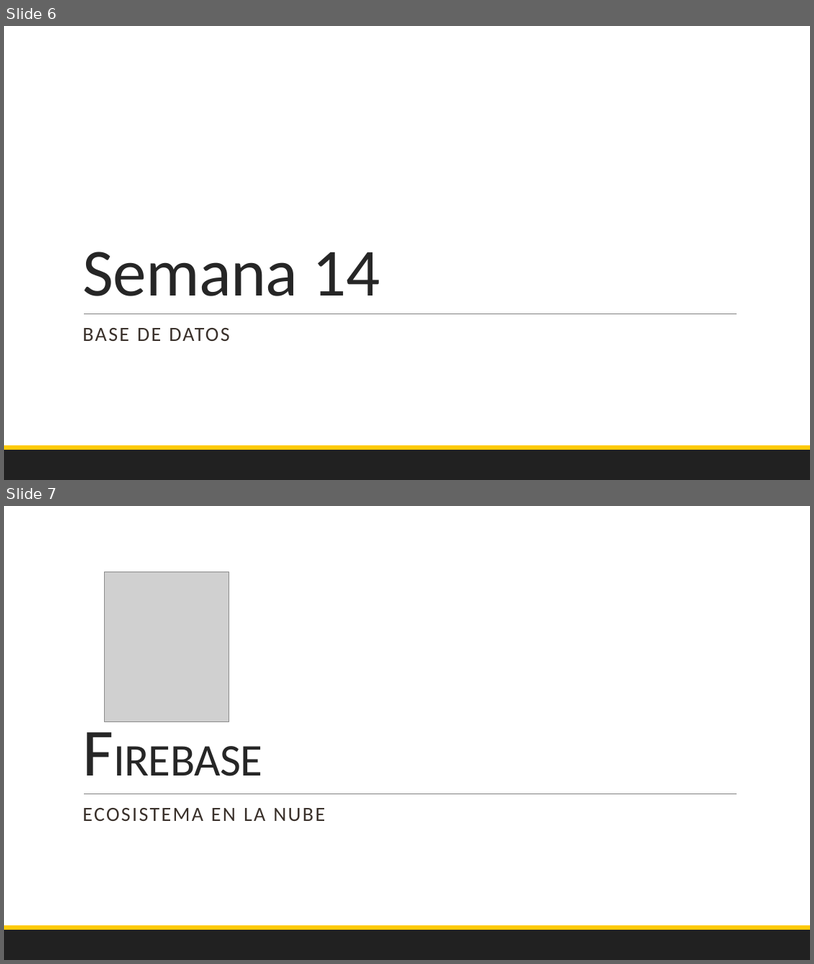
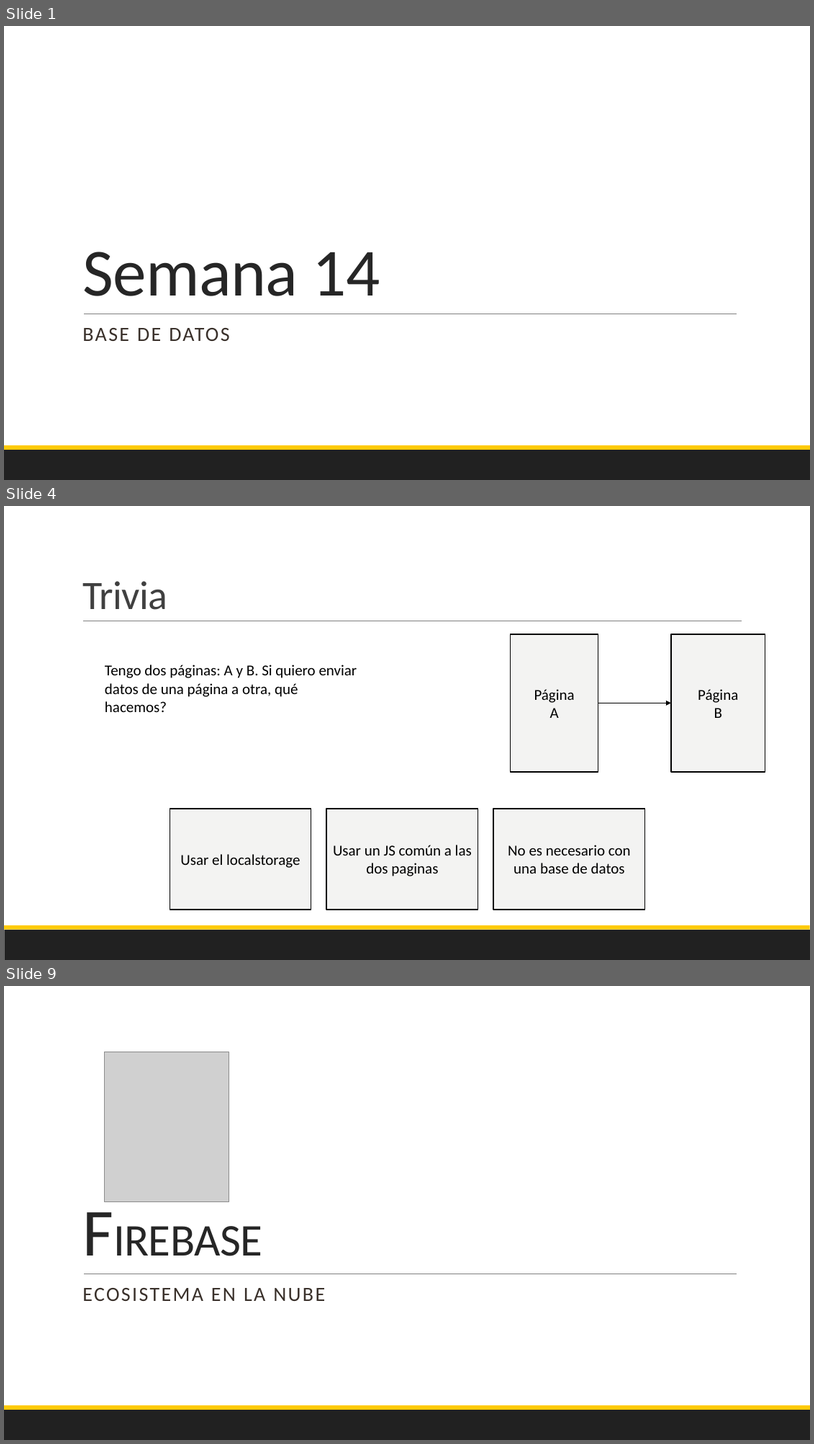
Before and after one commit to Domiciano/EcoApp201, a slide deck: Semana 14/PresentacionMartes.pptx. Shown one above the other, each under a label of ours: slides 6 and 7 before the commit, slides 1, 4 and 9 after it; the slides between them are not shown. The pictures are 814x964 and 814x1444 pixels, drawn with LibreOffice and Linux fonts; fonts in the diff are those of the drawing; grey boxes stand for pictures. Boxes give left, top, right and bottom in pixels: in the first picture for what was removed or moved away, otherwise in the second. Text is boxed around its words. In the diff, an @@ line names an element or a change of style, - is before the commit and + after.

```diff
--- a/Semana 14/PresentacionMartes.pptx
+++ b/Semana 14/PresentacionMartes.pptx
@@ slide 4 added at (x1=4, y1=506, x2=810, y2=960), background #FFFFFF; not listed: 2 template elements that a slide beside it also shows @@
@@ title added at (x1=82, y1=581, x2=167, y2=610), 48 pt, text #404040 @@
+Trivia
@@ line added from (83, 621) to (743, 621), #808080 0.5 pt @@
@@ rectangle added at (x1=511, y1=634, x2=599, y2=772), fill #F3F3F2, outline #000000 1.25 pt, 18 pt, text #000000 @@
+Página
+A
@@ rectangle added at (x1=671, y1=634, x2=766, y2=772), fill #F3F3F2, outline #000000 1.25 pt, 18 pt, text #000000 @@
+Página
+B
@@ text added at (x1=105, y1=664, x2=358, y2=712), 18 pt, text #000000 @@
+Tengo dos páginas: A y B. Si quiero enviar datos de una página a otra, qué hacemos?
@@ arrow added from (599, 703) to (671, 703), #000000 1 pt @@
@@ rectangle added at (x1=170, y1=808, x2=311, y2=909), fill #F3F3F2, outline #000000 1.25 pt, 18 pt, text #000000 @@
+Usar el localstorage
@@ rectangle added at (x1=327, y1=808, x2=479, y2=909), fill #F3F3F2, outline #000000 1.25 pt, 18 pt, text #000000 @@
+Usar un JS común a las dos paginas
@@ rectangle added at (x1=494, y1=808, x2=646, y2=909), fill #F3F3F2, outline #000000 1.25 pt, 18 pt, text #000000 @@
+No es necesario con una base de datos
@@ what was slide 6 is now slide 1 @@
@@ what was slide 7 is now slide 9 @@
```
Also in this commit, not shown: 6 other slides added, 5 slides removed, 3 other files.
